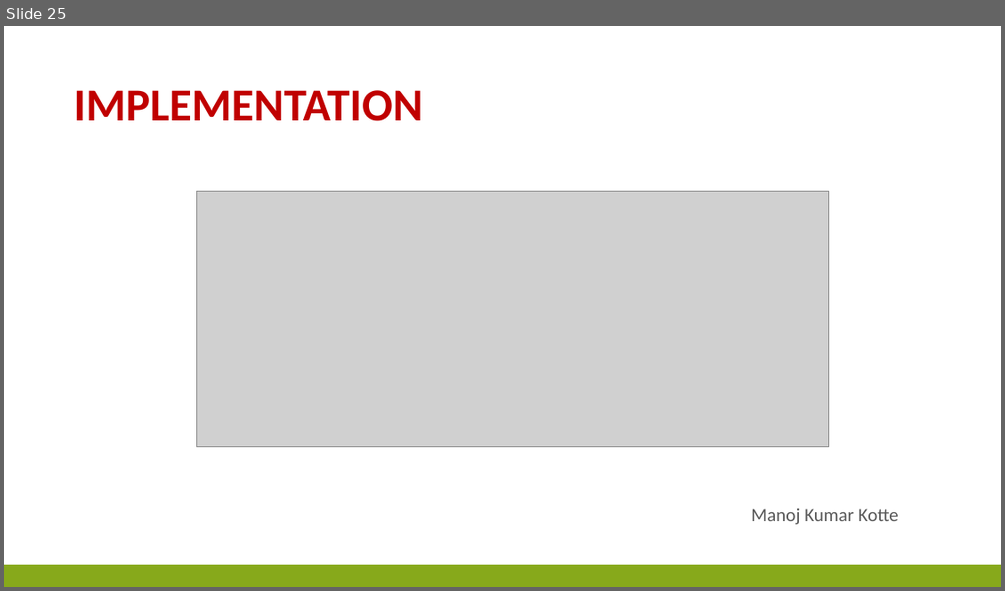
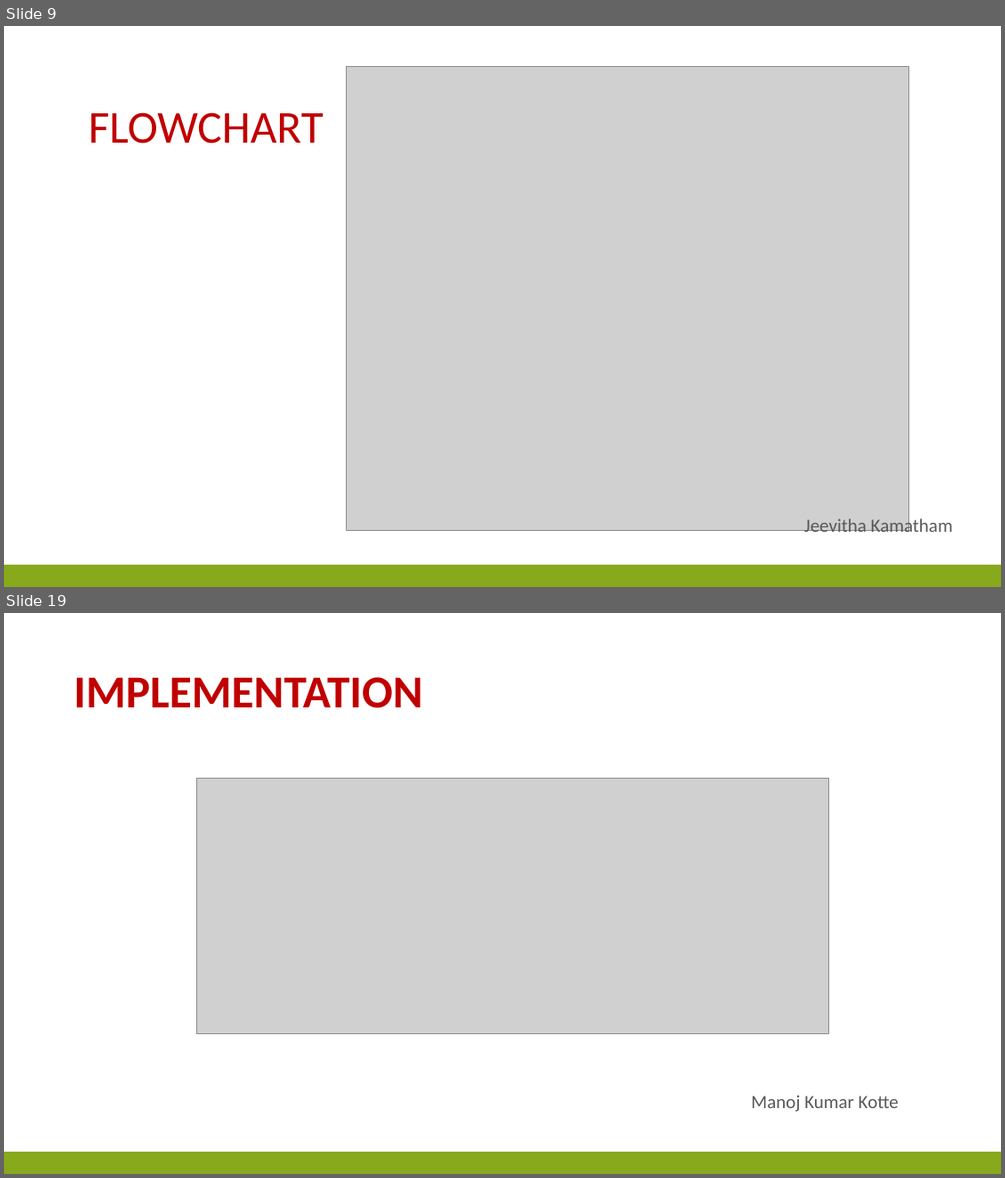
Before and after one commit to SahithyaVuppala/Inventory-System, a slide deck: InventorySystem-FinalPresentation.pptx. Shown one above the other, each under a label of ours: slide 25 before the commit, slides 9 and 19 after it; the slides between them are not shown. The pictures are 1005x591 and 1005x1178 pixels, drawn with LibreOffice and Linux fonts; fonts in the diff are those of the drawing; grey boxes stand for pictures. Boxes give left, top, right and bottom in pixels: in the first picture for what was removed or moved away, otherwise in the second. Text is boxed around its words. In the diff, an @@ line names an element or a change of style, - is before the commit and + after.

```diff
--- a/InventorySystem-FinalPresentation.pptx
+++ b/InventorySystem-FinalPresentation.pptx
@@ slide 9 added at bbox=[4, 26, 1001, 587], background #FFFFFF; not listed: 1 template element that a slide beside it also shows @@
@@ picture added at bbox=[347, 66, 909, 531] @@
@@ title added at bbox=[89, 112, 324, 143], 44 pt, text #C00000 @@
+FLOWCHART
@@ text added at bbox=[804, 516, 953, 537], 18 pt, text #595959 @@
+Jeevitha Kamatham
@@ what was slide 25 is now slide 19 @@
```
Also in this commit, not shown: 11 slides changed, 7 slides removed.
